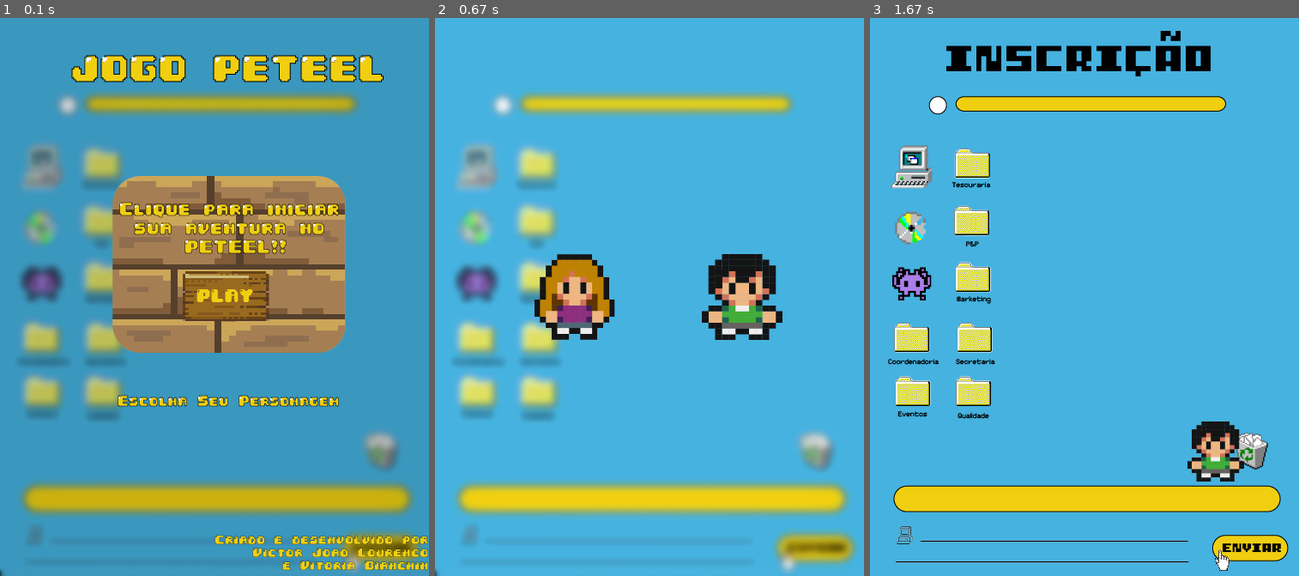
Above: before the commit, frames 1-3 (left to right).
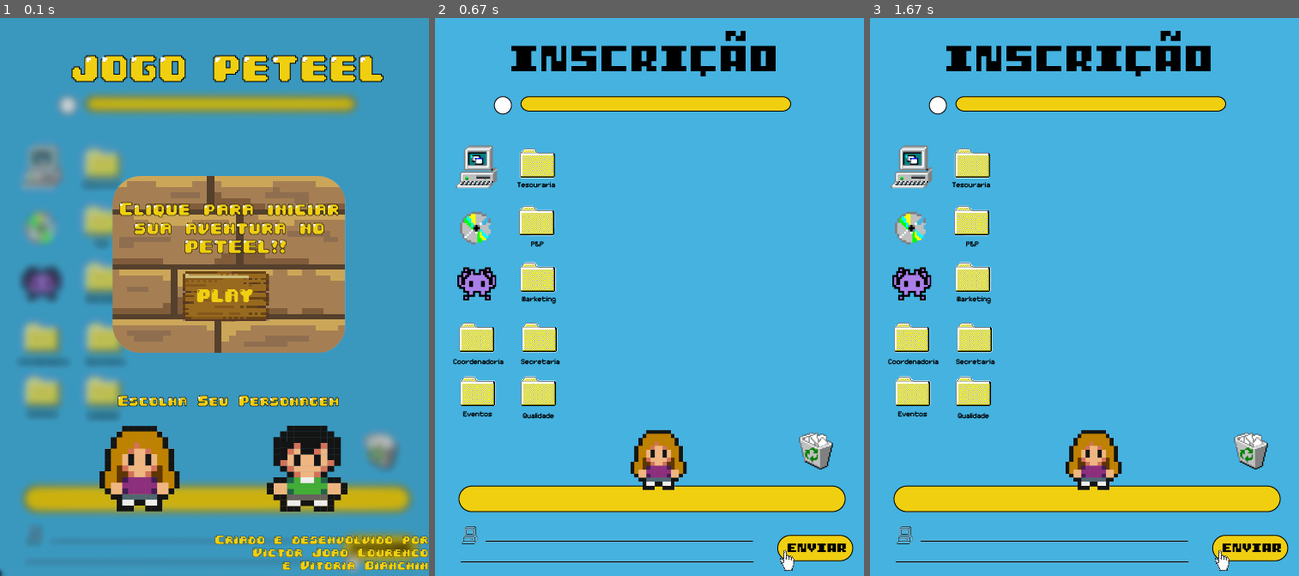
Above: after the commit, the same moments.

Repository: Victor-J-L/JOGO-PETEEL
Game: pygame game, started from esqueleto.py
Two runs of this game, one before a commit and one after it. Both use one fixed random seed, a clock stepped at 60 frames per second and the inputs below.
Inputs (mouse positions are in pixels of both pictures, inside the frame that each line leads up to):
- Up to frame 1 (0.1 s): no input
- Up to frame 2 (0.67 s): click (649, 297) at 0.38 s
- Up to frame 3 (1.67 s): click (1144, 341) at 0.72 s

The runs differ from the first frame. In frame 1, 4.5% of the frame differs, in the area x 23-81%, y 73-89%; in frame 2, 22%, in the area x 0-99%, y 2-100%; in frame 3, 2.2%.

Commit message:
Adicionado a seleção no personagem

Diff:
--- a/esqueleto.py
+++ b/esqueleto.py
@@ -45,10 +45,10 @@
     sp_p1frente = pygame.sprite.Sprite()
     sp_p1frente.p1frente = p1frente
     sp_p1frente.rect = p1frente.get_rect()
-    sp_p1frente.rect.top = 200
-    sp_p1frente.rect.bottom = 375
+    sp_p1frente.rect.top = 400
+    sp_p1frente.rect.bottom = 575
     sp_p1frente.rect.left = 200
-    sp_p1frente.rect.right = 800
+    sp_p1frente.rect.right = 210
 
     #PERSONAGEM 2
 
@@ -56,19 +56,28 @@
     sp_p2frente = pygame.sprite.Sprite()
     sp_p2frente.p1frente = p2frente
     sp_p2frente.rect = p2frente.get_rect()
-    sp_p2frente.rect.top = 200
-    sp_p2frente.rect.bottom = 375
+    sp_p2frente.rect.top = 400
+    sp_p2frente.rect.bottom = 575
     sp_p2frente.rect.left = 200
-    sp_p2frente.rect.right = 800
+    sp_p2frente.rect.right = 405
 
     #PERSONAGEM
 
-    personagem = pygame.image.load("Imagens/personagem/personagem2frente_min.png") #personagem1frente
+    personagem = pygame.image.load("Imagens/personagem/personagem1frente_min.png")
     sp_personagem = pygame.sprite.Sprite()
     sp_personagem.personagem = personagem
     sp_personagem.rect = personagem.get_rect()
-    sp_personagem.rect.top = 470
-    sp_personagem.rect.left = 900
+    sp_personagem.rect.top = 800
+    sp_personagem.rect.left = 200
+
+    #SELECAO PERSONAGEM
+
+    selecao = pygame.image.load("Imagens/personagem/selecao.png")
+    sp_selecao = pygame.sprite.Sprite()
+    sp_selecao.selecao = selecao
+    sp_selecao.rect = selecao.get_rect()
+    sp_selecao.rect.top = 470
+    sp_selecao.rect.right = 800
 
     #Plataforma Primeira Fase
     plataforma1 = pygame.image.load("Imagens/Primeira Fase/plataforma.png") #personagem2frente
@@ -89,16 +98,14 @@
     sp_bolinha.rect.right = 300
 
     #Íncone final primeira fase
-    iconefinal1 = pygame.image.load("Imagens/Primeira Fase/iconefinal.png") #personagem2frente
-    sp_iconefinal1 = pygame.sprite.Sprite()
-    sp_iconefinal1.iconefinal1 = iconefinal1
-    sp_iconefinal1.rect = iconefinal1.get_rect()
-    sp_iconefinal1.rect.top = 120
-    sp_iconefinal1.rect.bottom = 200
-    sp_iconefinal1.rect.left = 250
-    sp_iconefinal1.rect.right = 300
-
-
+    inconefinal1 = pygame.image.load("Imagens/Primeira Fase/iconefinal.png") #personagem2frente
+    sp_inconefinal1 = pygame.sprite.Sprite()
+    sp_inconefinal1.inconefinal1 = inconefinal1
+    sp_inconefinal1.rect = inconefinal1.get_rect()
+    sp_inconefinal1.rect.top = 120
+    sp_inconefinal1.rect.bottom = 200
+    sp_inconefinal1.rect.left = 280
+    sp_inconefinal1.rect.right = 300
 
     sair = False
     while sair != True:
@@ -111,38 +118,52 @@
         tela.fill(cor_azul)
         (xmouse, ymouse) = pygame.mouse.get_pos()
 
+        if xmouse >= sp_p1frente.rect.left and xmouse <= sp_p1frente.rect.right and ymouse <= sp_p1frente.rect.bottom and ymouse >= sp_p1frente.rect.top:
+            if event.type == pygame.MOUSEBUTTONDOWN:
+                personagem = pygame.image.load("Imagens/personagem/personagem1frente_min.png") #personagem1frente
+                sp_personagem = pygame.sprite.Sprite()
+                sp_personagem.personagem = personagem
+                sp_personagem.rect = personagem.get_rect()
+                sp_personagem.rect.top = 480
+                sp_personagem.rect.left = 800
+
+                sp_selecao.rect.right = 217
+
+        if xmouse >= sp_p2frente.rect.left and xmouse <= sp_p2frente.rect.right and ymouse <= sp_p2frente.rect.bottom and ymouse >= sp_p2frente.rect.top:
+            if event.type == pygame.MOUSEBUTTONDOWN:
+                personagem = pygame.image.load("Imagens/personagem/personagem2frente_min.png") #personagem1frente
+                sp_personagem = pygame.sprite.Sprite()
+                sp_personagem.personagem = personagem
+                sp_personagem.rect = personagem.get_rect()
+                sp_personagem.rect.top = 480
+                sp_personagem.rect.left = 800
+
+                sp_selecao.rect.right = 412
+
         if xmouse >= sp_play.rect.left and xmouse <= sp_play.rect.right and ymouse <= 351 and ymouse >= 295:
             if event.type == pygame.MOUSEBUTTONDOWN:
                 sp_paginicial.rect.left = 800
                 sp_play.rect.left = 800
-                p1frente = pygame.image.load("Imagens/personagem/personagem1frente.png") #personagem1frente
-                sp_p2frente.rect.right = 405
-                sp_p1frente.rect.right = 210
-
-        if xmouse >= sp_p1frente.rect.left and xmouse <= sp_p1frente.rect.right and ymouse <= sp_p1frente.rect.bottom and ymouse >= sp_p1frente.rect.top:
-            if event.type == pygame.MOUSEBUTTONDOWN:
-                sp_p2frente.rect.right = 900
-                sp_p1frente.rect.right = 900
-                personagem = pygame.image.load("Imagens/personagem/personagem1frente.png")
-                sp_personagem.rect.left = 370
+                sp_p1frente.rect.left = 800
+                sp_p2frente.rect.left = 800
+                sp_personagem.rect.top = 480
+                sp_personagem.rect.left = 228
+                sp_selecao.rect.right = 800
                 fundo = pygame.image.load("Imagens/Primeira Fase/fundo1_1.png")
 
 
-        if xmouse >= sp_p2frente.rect.left and xmouse <= sp_p2frente.rect.right and ymouse <= sp_p2frente.rect.bottom and ymouse >= sp_p2frente.rect.top:
-            if event.type == pygame.MOUSEBUTTONDOWN:
-                sp_p2frente.rect.right = 900
-                sp_p1frente.rect.right = 900
-                personagem = pygame.image.load("Imagens/personagem/personagem2frente_min.png")
-                sp_personagem.rect.left = 370
-                fundo = pygame.image.load("Imagens/Primeira Fase/fundo1_1.png")
 
 
         tela.blit(fundo, (0,0))
-        tela.blit(sp_personagem.personagem, sp_personagem.rect)
+        #tela.blit(sp_bolinha.bolinha, sp_bolinha.rect)
+        #tela.blit(sp_plataforma1.plataforma1, sp_plataforma1.rect)
+        #tela.blit(sp_inconefinal1.inconefinal1, sp_inconefinal1.rect)
         tela.blit(sp_paginicial.pag_inicial, sp_paginicial.rect)
         tela.blit(sp_play.botaoplay, sp_play.rect)
         tela.blit(sp_p1frente.p1frente, sp_p1frente.rect)
         tela.blit(sp_p2frente.p1frente, sp_p2frente.rect)
+        tela.blit(sp_personagem.personagem, sp_personagem.rect)
+        tela.blit(sp_selecao.selecao, sp_selecao.rect)
 
 
         pygame.display.update()
--- a/primeirafase.py
+++ b/primeirafase.py
@@ -61,12 +61,23 @@
     sp_p2frente.rect.left = 200
     sp_p2frente.rect.right = 405
 
-    personagem = pygame.image.load("Imagens/personagem/personagem1frente.png")
+    #PERSONAGEM
+
+    personagem = pygame.image.load("Imagens/personagem/personagem1frente_min.png")
     sp_personagem = pygame.sprite.Sprite()
     sp_personagem.personagem = personagem
     sp_personagem.rect = personagem.get_rect()
     sp_personagem.rect.top = 800
     sp_personagem.rect.left = 200
+
+    #SELECAO PERSONAGEM
+
+    selecao = pygame.image.load("Imagens/personagem/selecao.png")
+    sp_selecao = pygame.sprite.Sprite()
+    sp_selecao.selecao = selecao
+    sp_selecao.rect = selecao.get_rect()
+    sp_selecao.rect.top = 470
+    sp_selecao.rect.right = 800
 
     #Plataforma Primeira Fase
     plataforma1 = pygame.image.load("Imagens/Primeira Fase/plataforma.png") #personagem2frente
@@ -116,6 +127,8 @@
                 sp_personagem.rect.top = 480
                 sp_personagem.rect.left = 800
 
+                sp_selecao.rect.right = 217
+
         if xmouse >= sp_p2frente.rect.left and xmouse <= sp_p2frente.rect.right and ymouse <= sp_p2frente.rect.bottom and ymouse >= sp_p2frente.rect.top:
             if event.type == pygame.MOUSEBUTTONDOWN:
                 personagem = pygame.image.load("Imagens/personagem/personagem2frente_min.png") #personagem1frente
@@ -125,6 +138,8 @@
                 sp_personagem.rect.top = 480
                 sp_personagem.rect.left = 800
 
+                sp_selecao.rect.right = 412
+
         if xmouse >= sp_play.rect.left and xmouse <= sp_play.rect.right and ymouse <= 351 and ymouse >= 295:
             if event.type == pygame.MOUSEBUTTONDOWN:
                 sp_paginicial.rect.left = 800
@@ -133,10 +148,8 @@
                 sp_p2frente.rect.left = 800
                 sp_personagem.rect.top = 480
                 sp_personagem.rect.left = 228
+                sp_selecao.rect.right = 800
                 fundo = pygame.image.load("Imagens/Primeira Fase/fundo1_1.png")
-                pygame.display.update()
-                pygame.display.flip()
-                tela.blit(sp_personagem.personagem, sp_personagem.rect)
 
 
 
@@ -150,6 +163,7 @@
         tela.blit(sp_p1frente.p1frente, sp_p1frente.rect)
         tela.blit(sp_p2frente.p1frente, sp_p2frente.rect)
         tela.blit(sp_personagem.personagem, sp_personagem.rect)
+        tela.blit(sp_selecao.selecao, sp_selecao.rect)
 
 
         pygame.display.update()
Binary file added: Imagens/personagem/selecao.png
